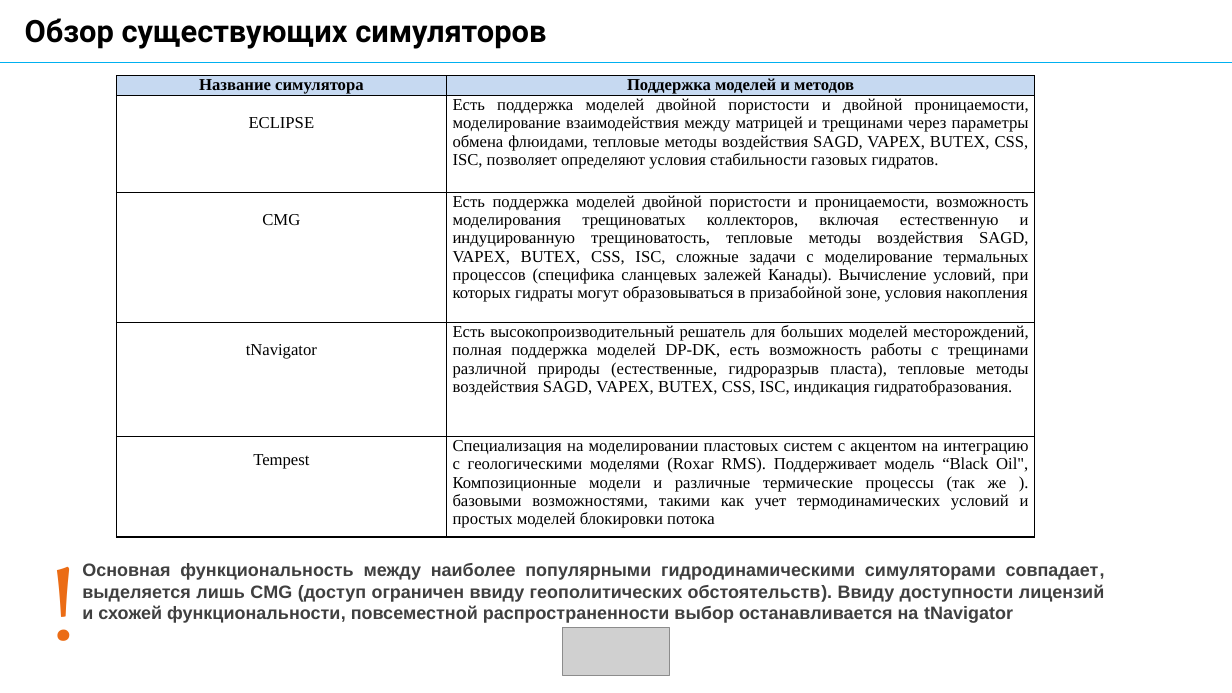
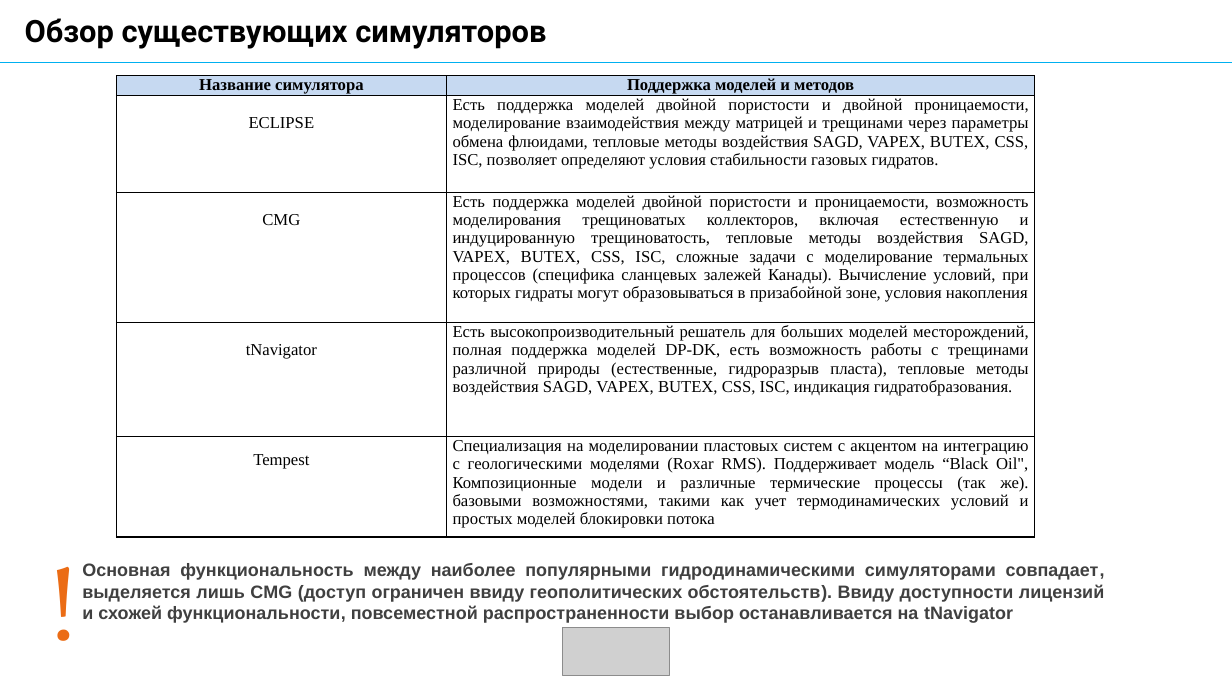
Before and after one commit to AlxndrKlbk/PhD_scriptorium, a slide deck: slide 6 of my_articles/3_course/автореферат/Kolbeko_AB.pptx. Drawn at 1232x693 pixels with LibreOffice and Linux fonts; fonts in the diff are those of the drawing; grey boxes stand for pictures. Boxes give left, top, right and bottom in pixels: in the first picture for what was removed or moved away, otherwise in the second. Text is boxed around its words. In the diff, an @@ line names an element or a change of style, - is before the commit and + after.

```diff
--- a/my_articles/3_course/автореферат/Kolbeko_AB.pptx
+++ b/my_articles/3_course/автореферат/Kolbeko_AB.pptx
@@ table at box(116, 76, 1035, 547) @@
@@ row 5, column 2: "Специализация на моделировании пластовых систем с акцентом на интеграцию с геологическими моделями (Roxar RMS). Поддерживает модель “Black Oil", Композиционные модели и различные термические процессы (так же ). базовыми возможностями, такими как учет термодинамических условий и простых моделей блокировки потока" to "Специализация на моделировании пластовых систем с акцентом на интеграцию с геологическими моделями (Roxar RMS). Поддерживает модель “Black Oil", Композиционные модели и различные термические процессы (так же). базовыми возможностями, такими как учет термодинамических условий и простых моделей блокировки потока" @@
```
Also in this commit, not shown: 6 other slides changed, 3 slides removed.
